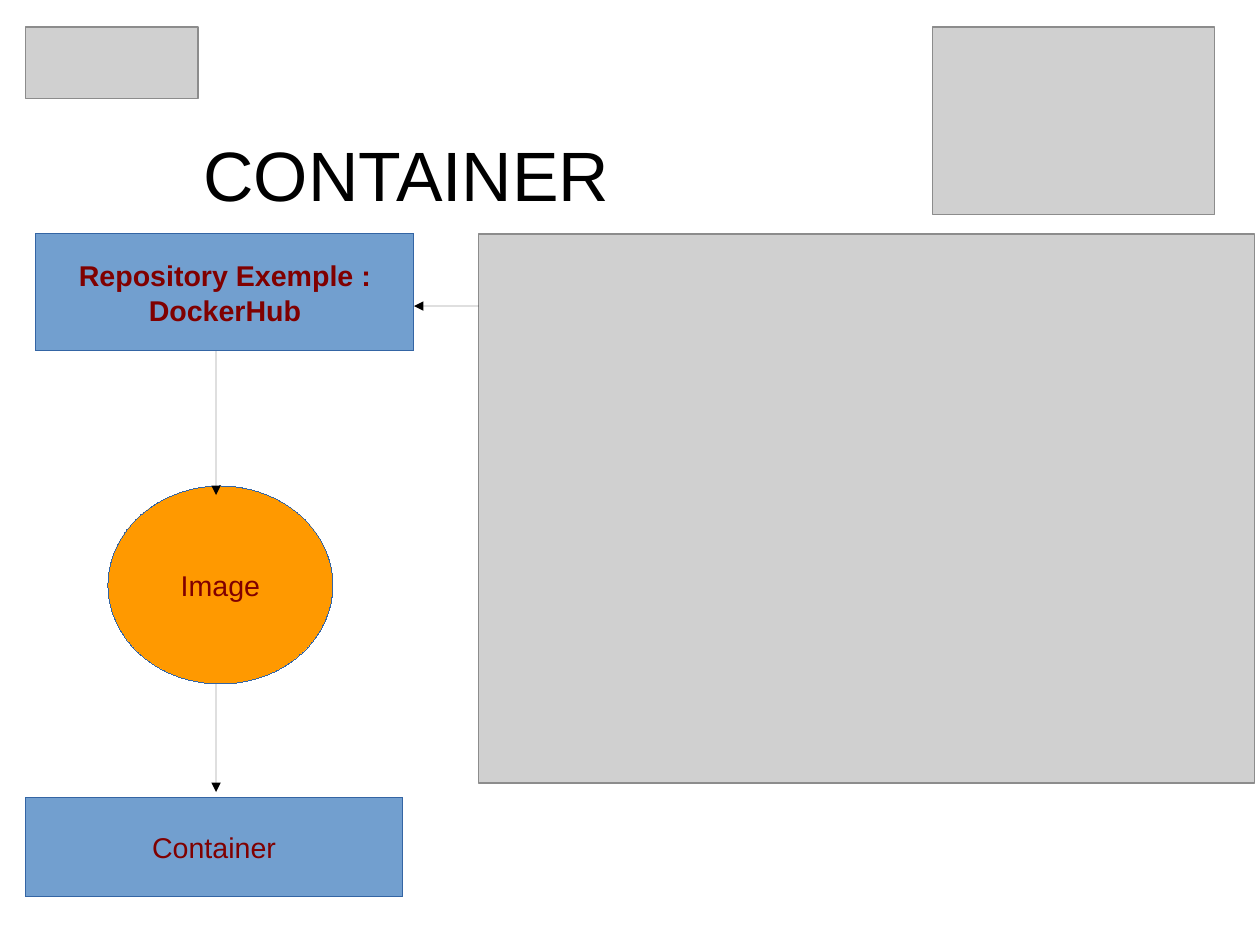
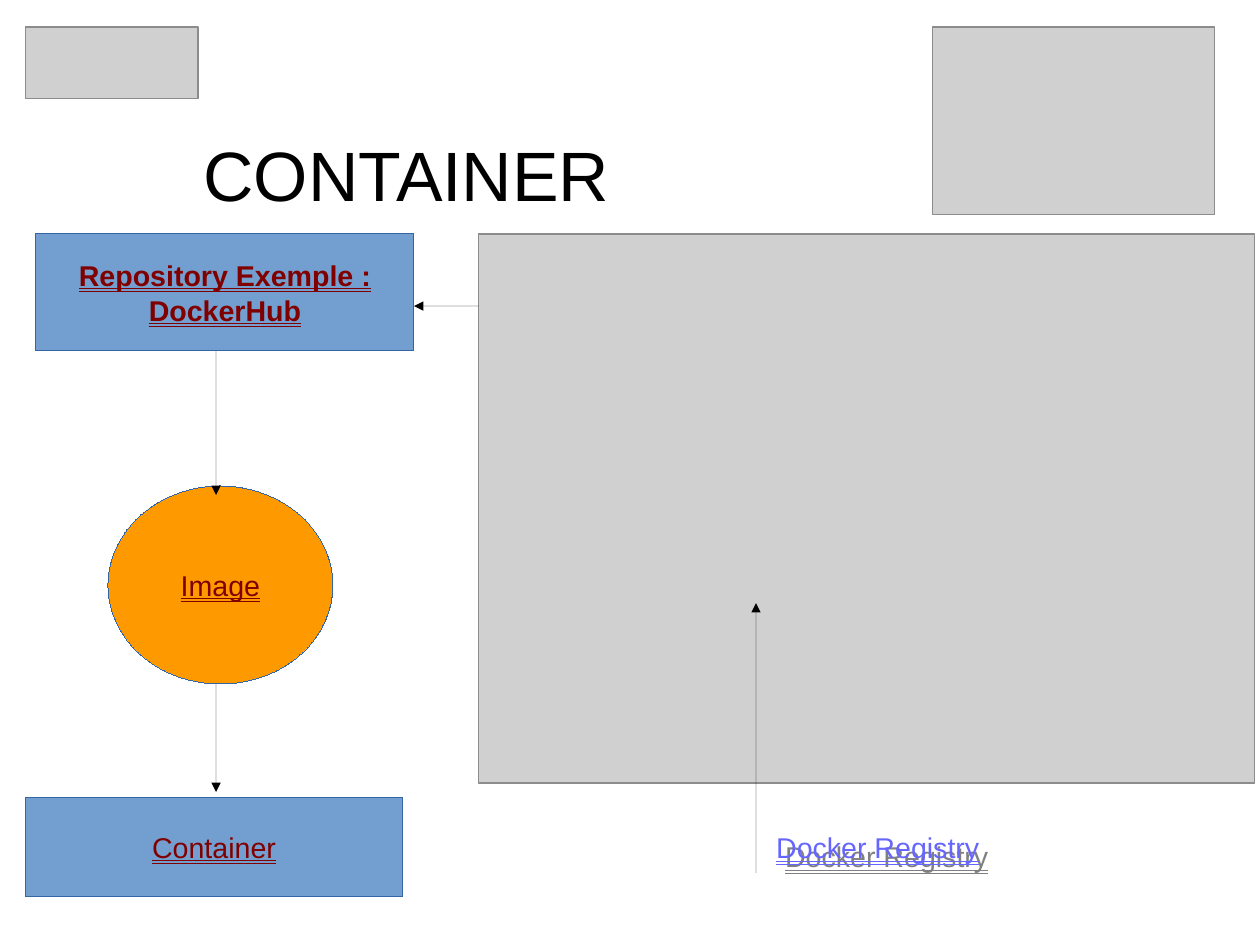
Before and after one commit to heylve/current, a slide deck: slide 5 of Rencontre_devs/docker_dev_conf_20_11_2017.odp (slide 3 before the commit). Drawn at 1260x945 pixels with LibreOffice and Linux fonts; fonts in the diff are those of the drawing; grey boxes stand for pictures. Boxes give left, top, right and bottom in pixels: in the first picture for what was removed or moved away, otherwise in the second. Text is boxed around its words. In the diff, an @@ line names an element or a change of style, - is before the commit and + after.

Commit message:
WIP docker

```diff
--- a/Rencontre_devs/docker_dev_conf_20_11_2017.odp
+++ b/Rencontre_devs/docker_dev_conf_20_11_2017.odp
@@ arrow added from (756, 874) to (756, 604), #000000 0 pt @@
@@ underline on in 3 elements at [107,486,333,684], [35,234,414,351], [25,798,404,898] @@
@@ text added at [785,837,979,871], 18 pt, text #6666FF, underline @@
+Docker Registry
```
Also in this commit, not shown: 11 other slides changed, 4 slides added.
